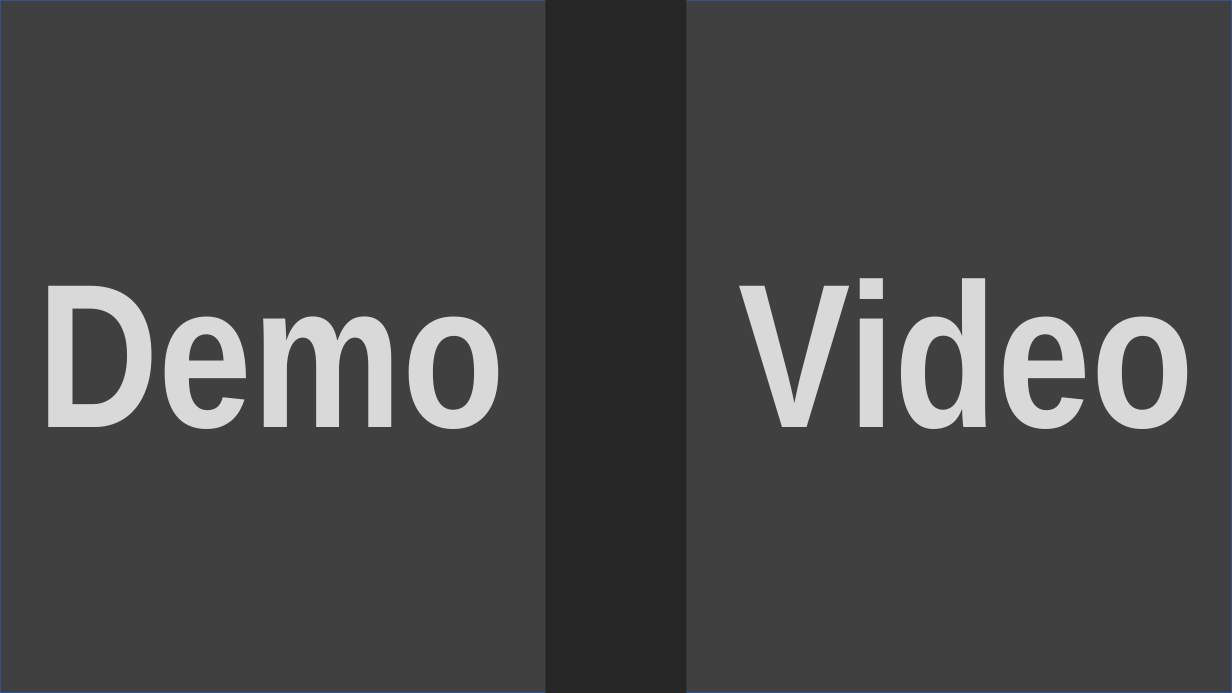
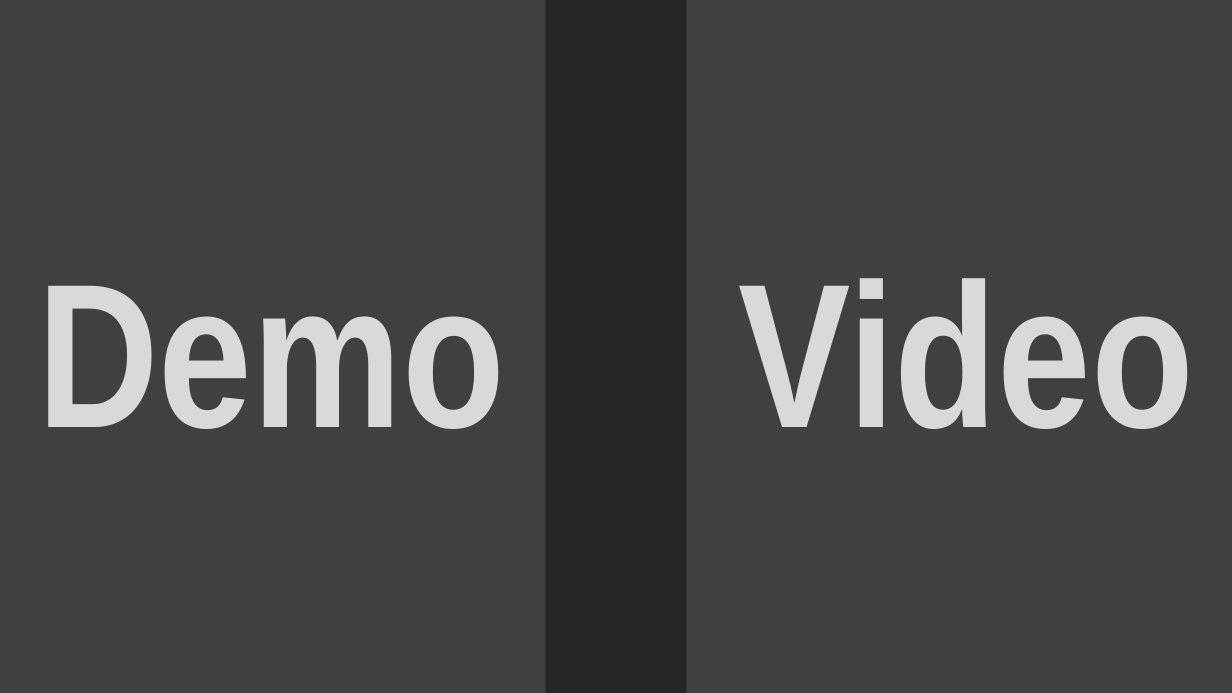
Before and after one commit to kbridson/rails-demos-and-deets-2021-test, a slide deck: slide 2 of graphics/graphics.pptx. Drawn at 1232x693 pixels with LibreOffice and Linux fonts; fonts in the diff are those of the drawing. Boxes give left, top, right and bottom in pixels: in the first picture for what was removed or moved away, otherwise in the second. Text is boxed around its words. In the diff, an @@ line names an element or a change of style, - is before the commit and + after.

Commit message:
Updated video thumbnail

```diff
--- a/graphics/graphics.pptx
+++ b/graphics/graphics.pptx
@@ rectangle at (0,0,1232,693): outline #325491 1 pt to none @@
```
